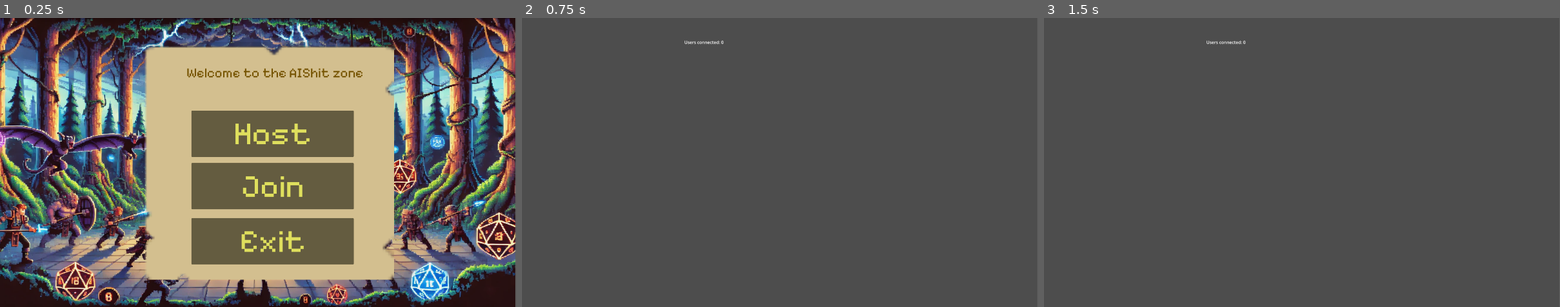
Above: before the commit, frames 1-3 (left to right).
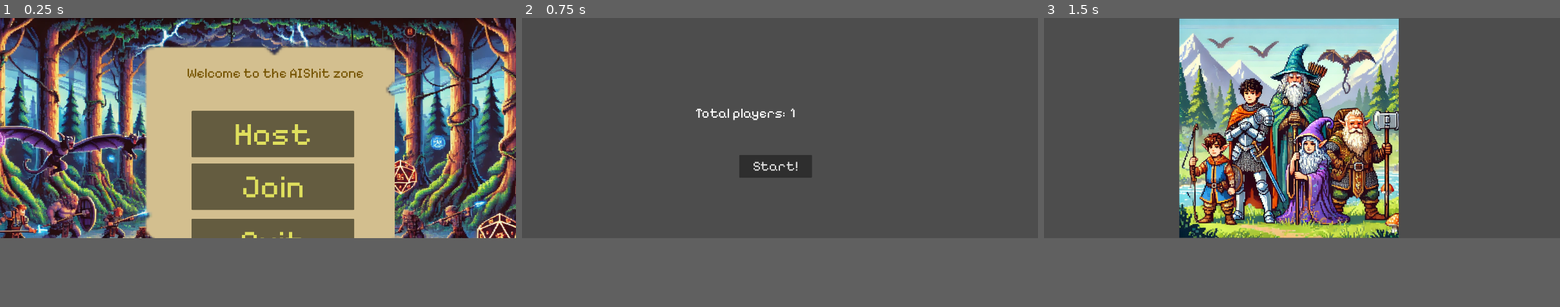
Above: after the commit, the same moments.

Repository: HolkerDev/AIS-zone
Game: Godot game, scene res://menu_scene/menu.tscn
The game is run twice, just before and just after one commit, with the same random seed, the same clock (stepped at 60 frames per second) and the same inputs.
Inputs (mouse positions are in pixels of both pictures, inside the frame that each line leads up to):
- Up to frame 1 (0.25 s): no input
- Up to frame 2 (0.75 s): click "Host" at 0.5 s
- Up to frame 3 (1.5 s): click (1296, 211) at 1.25 s, where only the run after the commit has a clickable "Start!"
In our replay, the window is 799x449 before the commit and 800x342 after it. These sizes can differ from the game's own. Grey fills any space a smaller window leaves; there, only what the larger window draws over its background counts as a difference.

The runs differ from the first frame. In frame 1, 29% of the frame differs, in the area x 0-100%, y 0-100%; in frame 2, 1.3%; in frame 3, 31%, in the area x 26-69%, y 0-77%.

Commit message:
functional lobby

Diff:
--- /dev/null
+++ b/global.gd
@@ -0,0 +1,5 @@
+extends Node
+
+const SERVER_PORT = 8082
+var ROLE = ''
+var PLAYERS_COUNT = 0
--- a/host_scene/host.tscn
+++ /dev/null
@@ -1,14 +0,0 @@
-[gd_scene load_steps=2 format=3 uid="uid://bc3fyw440fbju"]
-
-[ext_resource type="Script" path="res://host_scene/start_start.gd" id="1_kh7qt"]
-
-[node name="HostScene" type="Node2D"]
-script = ExtResource("1_kh7qt")
-
-[node name="RichTextLabel" type="RichTextLabel" parent="."]
-unique_name_in_owner = true
-offset_left = 605.0
-offset_top = 79.0
-offset_right = 1259.0
-offset_bottom = 119.0
-text = "Users connected: 0"
--- a/host_scene/start_start.gd
+++ /dev/null
@@ -1,17 +0,0 @@
-extends Node
-
-var logged_users = {}
-
-func _ready():
-	print("Starting host server...")
-	var server_peer = ENetMultiplayerPeer.new()
-	server_peer.create_server(8082, 8)
-	multiplayer.multiplayer_peer = server_peer
-	multiplayer.peer_connected.connect(_on_peer_connected)
-
-	if multiplayer.is_server():
-		print("Server started!")
-
-func _on_peer_connected(user_id: int):
-	if multiplayer.is_server():
-		print("Server: user connected: ", user_id)
--- a/level.tscn
+++ /dev/null
@@ -1,3 +0,0 @@
-[gd_scene format=3 uid="uid://bttuuea52kh6n"]
-
-[node name="level" type="Node2D"]
--- /dev/null
+++ b/level_scene/level.tscn
@@ -0,0 +1,10 @@
+[gd_scene load_steps=2 format=3 uid="uid://bttuuea52kh6n"]
+
+[ext_resource type="Texture2D" uid="uid://d3eirg8cc3qej" path="res://level_scene/image.webp" id="1_r6swt"]
+
+[node name="level" type="Node2D"]
+
+[node name="Image" type="Sprite2D" parent="."]
+position = Vector2(911, 411)
+scale = Vector2(0.797363, 0.797363)
+texture = ExtResource("1_r6swt")
--- /dev/null
+++ b/lobby_scene/join_form.gd
@@ -0,0 +1,27 @@
+extends Node
+
+func _on_join_pressed():
+	var peer = ENetMultiplayerPeer.new()
+	var ip = $EditTextIP.text
+	peer.create_client(ip, Global.SERVER_PORT)
+	multiplayer.multiplayer_peer = peer
+	multiplayer.connected_to_server.connect(_on_connected_to_server)
+	multiplayer.connection_failed.connect(_on_connection_failed)
+
+func _on_connected_to_server():
+	send_credentials()
+
+func _on_connection_failed():
+		$TextStatus.text = "Cannot connect to the server"
+
+func send_credentials():
+	var login = $EditTextLogin.text
+	var password = '1'
+	get_node("../").rpc_id(get_multiplayer_authority(),
+									"authenticate_player",
+									login,
+									password)
+
+@rpc
+func authentication_failed(error_message):
+	$TextStatus.text = "Cannot auth to the server"
--- a/lobby_scene/lobby.gd
+++ /dev/null
@@ -1,41 +0,0 @@
-# lobby.gd
-extends Node
-
-@onready var ip_line_edit = $EditTextIP
-@onready var login_line_edit = $EditTextLogin
-
-var peer = ENetMultiplayerPeer.new()
-var is_peer_connected = false
-
-func _ready():
-	pass
-
-func _on_join_pressed():
-	var ip = ip_line_edit.text
-	peer.create_client("192.168.0.128", NetworkManager.SERVER_PORT)
-	multiplayer.multiplayer_peer = peer
-	multiplayer.connected_to_server.connect(_on_connected_to_server)
-
-func _on_connected_to_server():
-	print("callback on connection")
-	send_credentials()
-
-func send_credentials():
-	print('send_credentials', get_multiplayer_authority())
-	var login = login_line_edit.text
-	var password = '1'
-	NetworkManager.authenticate_player.rpc_id(1, "Mykola")
-	# var result = rpc_id(1, "NetworkManager/authenticate_player")
-	# if result != OK:
-	# 	print("error sending the rpc: ", result)
-	# print("result is ", result)
-
-@rpc
-func authentication_failed(error_message):
-	print("Connection failed! ", error_message)
-
-@rpc
-func authentication_succeed(session_token):
-	var peers = multiplayer.get_peers()
-	print("Connection stablished! ", peers)
-	get_tree().change_scene_to_file('res://level.tscn')
--- a/lobby_scene/lobby.tscn
+++ b/lobby_scene/lobby.tscn
@@ -1,50 +1,135 @@
-[gd_scene load_steps=3 format=3 uid="uid://c3a0vucsflsiv"]
+[gd_scene load_steps=5 format=3 uid="uid://c3a0vucsflsiv"]
 
-[ext_resource type="Script" path="res://lobby_scene/lobby.gd" id="1_wrg1q"]
-[ext_resource type="Theme" uid="uid://bhundlasnejpw" path="res://h1_text.tres" id="1_yl782"]
+[ext_resource type="Script" path="res://lobby_scene/lobby_manager.gd" id="1_1wf5d"]
+[ext_resource type="Script" path="res://lobby_scene/join_form.gd" id="2_1tdso"]
+[ext_resource type="Theme" uid="uid://bhundlasnejpw" path="res://h1_text.tres" id="2_niyel"]
+[ext_resource type="Script" path="res://lobby_scene/lobby_form.gd" id="4_pc6xv"]
 
 [node name="Lobby" type="Node2D"]
-script = ExtResource("1_wrg1q")
+script = ExtResource("1_1wf5d")
 
-[node name="LabelIP" type="RichTextLabel" parent="."]
-offset_left = 629.0
-offset_top = 384.0
-offset_right = 811.0
-offset_bottom = 468.0
-theme = ExtResource("1_yl782")
-text = "IP:"
+[node name="JoinForm" type="Control" parent="."]
+layout_mode = 3
+anchors_preset = 0
+offset_right = 40.0
+offset_bottom = 40.0
+script = ExtResource("2_1tdso")
 
-[node name="join_btn" type="Button" parent="."]
-offset_left = 853.0
-offset_top = 506.0
-offset_right = 1123.0
-offset_bottom = 593.0
-theme = ExtResource("1_yl782")
-text = "JOIN"
-
-[node name="EditTextIP" type="LineEdit" parent="."]
+[node name="EditTextIP" type="LineEdit" parent="JoinForm"]
+layout_mode = 0
 offset_left = 802.0
 offset_top = 374.0
 offset_right = 1259.0
 offset_bottom = 451.0
-theme = ExtResource("1_yl782")
+theme = ExtResource("2_niyel")
+text = "26.0.196.35"
 placeholder_text = "Add IP:port here"
 
-[node name="LabelIP" type="RichTextLabel" parent="EditTextIP"]
+[node name="LabelIP" type="RichTextLabel" parent="JoinForm/EditTextIP"]
 layout_mode = 0
-offset_left = -175.0
-offset_top = -83.0
-offset_right = 5.0
-offset_bottom = 1.0
-theme = ExtResource("1_yl782")
-text = "Login:"
+offset_left = -173.0
+offset_top = 10.0
+offset_right = 9.0
+offset_bottom = 94.0
+theme = ExtResource("2_niyel")
+text = "IP:"
 
-[node name="EditTextLogin" type="LineEdit" parent="."]
+[node name="EditTextLogin" type="LineEdit" parent="JoinForm"]
+layout_mode = 0
 offset_left = 804.0
 offset_top = 287.0
 offset_right = 1261.0
 offset_bottom = 364.0
-theme = ExtResource("1_yl782")
+theme = ExtResource("2_niyel")
 placeholder_text = "Add login here"
 
-[connection signal="pressed" from="join_btn" to="." method="_on_join_pressed"]
+[node name="LabelLogin" type="RichTextLabel" parent="JoinForm/EditTextLogin"]
+layout_mode = 0
+offset_left = -177.0
+offset_top = 4.0
+offset_right = 3.0
+offset_bottom = 88.0
+theme = ExtResource("2_niyel")
+text = "Login:"
+
+[node name="join_btn" type="Button" parent="JoinForm"]
+layout_mode = 0
+offset_left = 808.0
+offset_top = 509.0
+offset_right = 1078.0
+offset_bottom = 596.0
+theme = ExtResource("2_niyel")
+text = "JOIN"
+
+[node name="TextStatus" type="RichTextLabel" parent="JoinForm"]
+layout_mode = 1
+anchors_preset = -1
+anchor_left = 23.387
+anchor_top = 18.325
+anchor_right = 23.387
+anchor_bottom = 18.325
+offset_left = -901.48
+offset_top = -106.0
+offset_right = 913.52
+offset_bottom = 60.0
+theme = ExtResource("2_niyel")
+
+[node name="LobbyForm" type="Control" parent="."]
+layout_mode = 3
+anchors_preset = 0
+offset_left = -5.0
+offset_top = 7.0
+offset_right = 1914.0
+offset_bottom = 818.0
+script = ExtResource("4_pc6xv")
+
+[node name="CounterPlayers" type="RichTextLabel" parent="LobbyForm"]
+layout_mode = 1
+anchors_preset = -1
+anchor_left = 0.743
+anchor_top = 0.486
+anchor_right = 0.743
+anchor_bottom = 0.486
+offset_left = -423.817
+offset_top = -78.146
+offset_right = 424.183
+offset_bottom = 78.854
+theme = ExtResource("2_niyel")
+bbcode_enabled = true
+text = "1"
+
+[node name="LabelPlayers" type="RichTextLabel" parent="LobbyForm"]
+layout_mode = 1
+anchors_preset = -1
+anchor_left = 0.442
+anchor_top = 0.439
+anchor_right = 0.442
+anchor_bottom = 0.439
+offset_left = -199.198
+offset_top = -39.029
+offset_right = 199.802
+offset_bottom = 38.971
+theme = ExtResource("2_niyel")
+text = "Total players:"
+
+[node name="ControlsHost" type="Control" parent="LobbyForm"]
+anchors_preset = 0
+offset_right = 40.0
+offset_bottom = 40.0
+
+[node name="ButtonStartLevel" type="Button" parent="LobbyForm/ControlsHost"]
+layout_mode = 1
+anchors_preset = -1
+anchor_left = -0.179
+anchor_top = 4.276
+anchor_right = -0.179
+anchor_bottom = 4.276
+offset_left = 820.16
+offset_top = 331.96
+offset_right = 1091.16
+offset_bottom = 416.96
+theme = ExtResource("2_niyel")
+text = "Start!"
+
+[connection signal="pressed" from="JoinForm/join_btn" to="JoinForm" method="_on_join_pressed"]
+[connection signal="pressed" from="LobbyForm/ControlsHost/ButtonStartLevel" to="LobbyForm" method="_on_button_pressed"]
--- /dev/null
+++ b/lobby_scene/lobby_form.gd
@@ -0,0 +1,4 @@
+extends Node
+
+func _on_button_pressed():
+	get_node("../").rpc("start_level")
--- /dev/null
+++ b/lobby_scene/lobby_manager.gd
@@ -0,0 +1,60 @@
+extends Node2D
+
+var logged_users = {}
+
+func _ready():
+	if Global.ROLE == 'client':
+		set_node_state("LobbyForm/ControlsHost", false)
+		set_node_state("LobbyForm", false)
+	elif Global.ROLE == 'host':
+		set_node_state("JoinForm", false)
+		init_server()
+	else:
+		OS.alert("Unknown user role")
+
+func set_node_state(node_string: String, state: bool):
+	var node = get_node(node_string)
+	node.visible = state
+	node.set_process(state)
+	node.set_physics_process(state)
+	if node is CollisionShape2D:
+		node.disabled = !state
+
+func init_server():
+	print("Starting host server...")
+	var server_peer = ENetMultiplayerPeer.new()
+	server_peer.create_server(8082, 8)
+	multiplayer.multiplayer_peer = server_peer
+	multiplayer.peer_disconnected.connect(_on_peer_disconnected)
+	if multiplayer.is_server():
+		print("Server started!")
+
+@rpc("any_peer", "call_remote", "reliable")
+func authenticate_player(login: String, password: String):
+	print("Server: Authenticating player... login is: ", login)
+	# Auth logic TODO
+	var peer_id = multiplayer.get_remote_sender_id()
+	var session_token = str(randi())  # Change TODO
+	rpc_id(peer_id, "authentication_succeed", session_token)
+	rpc("update_lobby", multiplayer.get_peers())
+	# Failure TODO
+
+@rpc("authority", "call_remote", "reliable")
+func authentication_succeed(session_token):
+	set_node_state("JoinForm", false)
+	set_node_state("LobbyForm", true)
+
+func _on_peer_disconnected(user_id: int):
+	rpc("update_lobby", multiplayer.get_peers())
+
+@rpc("authority", "call_local", "reliable")
+func update_lobby(peers: PackedInt32Array):
+	var peers_with_host = peers +  PackedInt32Array([1])
+	Global.PLAYERS_COUNT = len(peers_with_host)
+	var node = get_node("LobbyForm/CounterPlayers")
+	node.text = str(Global.PLAYERS_COUNT)+"
+	"+str(peers_with_host)
+
+@rpc("authority", "call_local", "reliable")
+func start_level():
+	get_tree().change_scene_to_file("res://level_scene/level.tscn")
--- a/menu_scene/host_game.gd
+++ b/menu_scene/host_game.gd
@@ -1,4 +1,5 @@
-extends Button # If attached to a Control node
+extends Button
 
-func _on_pressed():
-	get_tree().change_scene_to_file("res://host_scene/host.tscn")
+func _on_host_pressed():
+	Global.ROLE = 'host'
+	get_tree().change_scene_to_file("res://lobby_scene/lobby.tscn")
--- a/menu_scene/join_game.gd
+++ b/menu_scene/join_game.gd
@@ -1,4 +1,5 @@
 extends Button
 
 func _on_join_pressed():
-    get_tree().change_scene_to_file("res://lobby_scene/lobby.tscn")
+	Global.ROLE = 'client'
+	get_tree().change_scene_to_file("res://lobby_scene/lobby.tscn")
--- a/menu_scene/menu.tscn
+++ b/menu_scene/menu.tscn
@@ -30,6 +30,7 @@
 theme_override_colors/default_color = Color(0.458824, 0.32549, 0, 1)
 theme_override_font_sizes/normal_font_size = 50
 text = "Welcome to the AIShit zone"
+metadata/_edit_use_anchors_ = true
 
 [node name="host_game_btn" type="Button" parent="."]
 modulate = Color(1, 1, 0.419608, 1)
@@ -41,6 +42,7 @@
 theme_override_font_sizes/font_size = 120
 text = "Host"
 script = ExtResource("2_uv8ia")
+metadata/_edit_use_anchors_ = true
 
 [node name="join_game_btn" type="Button" parent="."]
 modulate = Color(1, 1, 0.419608, 1)
@@ -52,6 +54,7 @@
 theme_override_font_sizes/font_size = 120
 text = "Join"
 script = ExtResource("3_dvc5t")
+metadata/_edit_use_anchors_ = true
 
 [node name="exit_game_btn" type="Button" parent="."]
 modulate = Color(1, 1, 0.419608, 1)
@@ -63,7 +66,8 @@
 theme_override_font_sizes/font_size = 120
 text = "Exit"
 script = ExtResource("3_dwk02")
+metadata/_edit_use_anchors_ = true
 
-[connection signal="pressed" from="host_game_btn" to="host_game_btn" method="_on_pressed"]
+[connection signal="pressed" from="host_game_btn" to="host_game_btn" method="_on_host_pressed"]
 [connection signal="pressed" from="join_game_btn" to="join_game_btn" method="_on_join_pressed"]
 [connection signal="pressed" from="exit_game_btn" to="exit_game_btn" method="_on_exit_pressed"]
--- a/networking/network_manager.gd
+++ /dev/null
@@ -1,10 +0,0 @@
-extends Node
-
-const SERVER_PORT = 8082
-
-func _ready():
-	pass
-
-@rpc("any_peer")
-func authenticate_player(username: String):
-	print("Server: Authenticating player... username is: ", username)
--- a/project.godot
+++ b/project.godot
@@ -17,13 +17,13 @@
 
 [autoload]
 
-NetworkManager="*res://networking/network_manager.gd"
+Global="*res://global.gd"
 
 [display]
 
 window/size/viewport_width=1920
-window/size/viewport_height=1080
-window/size/resizable=false
+window/size/viewport_height=820
+window/stretch/mode="viewport"
 
 [input]
 
Binary file added: level_scene/image.webp
Not shown, added: level_scene/image.webp.import
